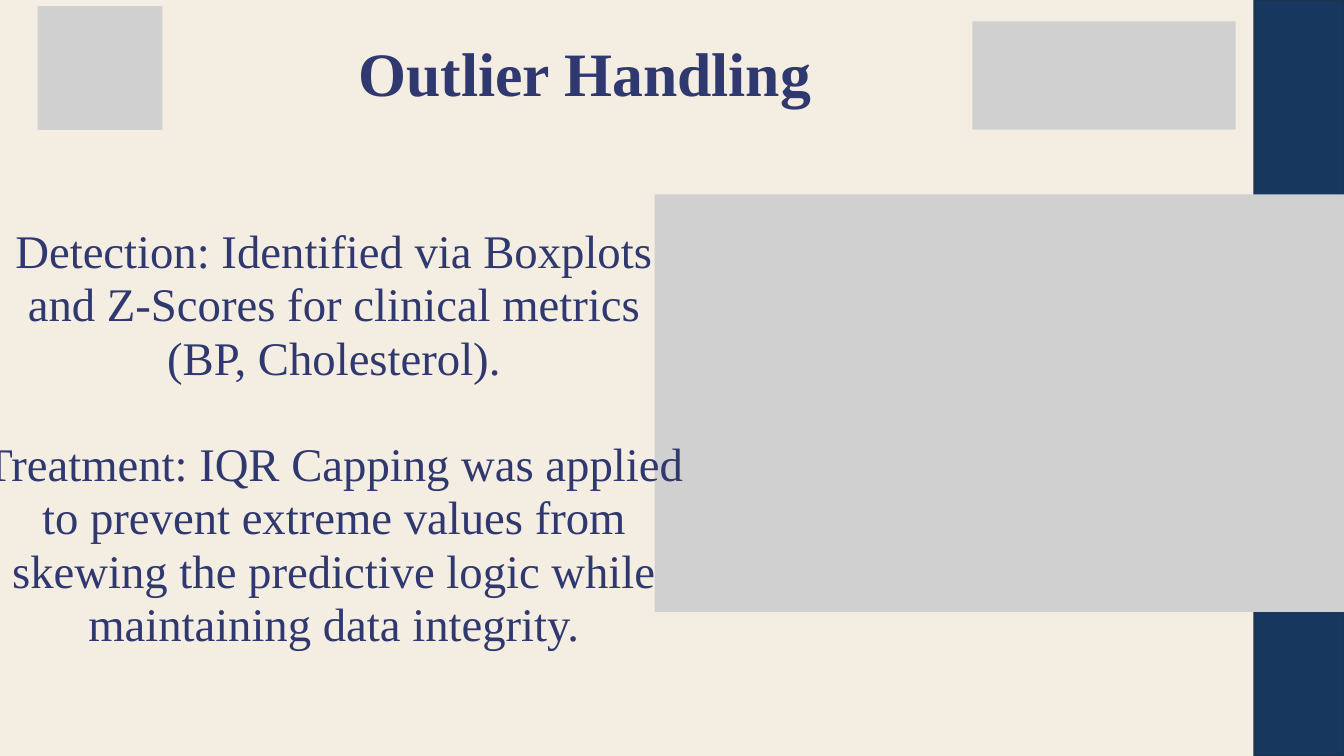
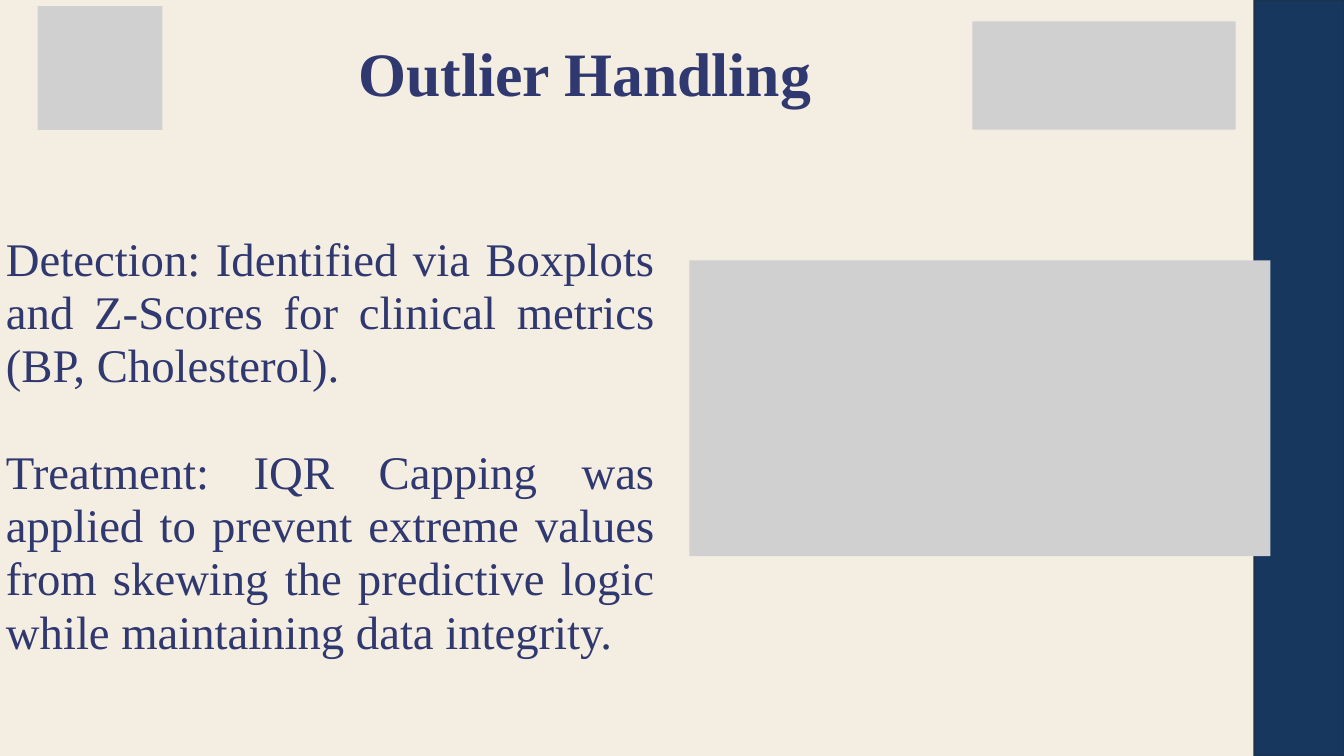
Before and after one commit to 24BAD405-Nishanth/24ADI204_DSV_Team14, a slide deck: slide 10 of FinalPresentation/Team-14-DSV.pptx. Drawn at 1344x756 pixels with LibreOffice and Linux fonts; fonts in the diff are those of the drawing; grey boxes stand for pictures. Boxes give left, top, right and bottom in pixels: in the first picture for what was removed or moved away, otherwise in the second. Text is boxed around its words. In the diff, an @@ line names an element or a change of style, - is before the commit and + after.

```diff
--- a/FinalPresentation/Team-14-DSV.pptx
+++ b/FinalPresentation/Team-14-DSV.pptx
@@ text "Detection: Identified via Boxplots and ...": place and size @@
-text "Detection: Identified via Boxplots and ..." at bbox=[0, 235, 682, 651]
+text "Detection: Identified via Boxplots and ..." at bbox=[6, 243, 655, 659]
@@ text "Detection: Identified via Boxplots and ..." at bbox=[6, 243, 655, 659]: alignment centre to justified @@
@@ picture: place and size @@
-picture at bbox=[655, 194, 1344, 612]
+picture at bbox=[689, 261, 1271, 556]
```
Also in this commit, not shown: 16 other slides changed.
